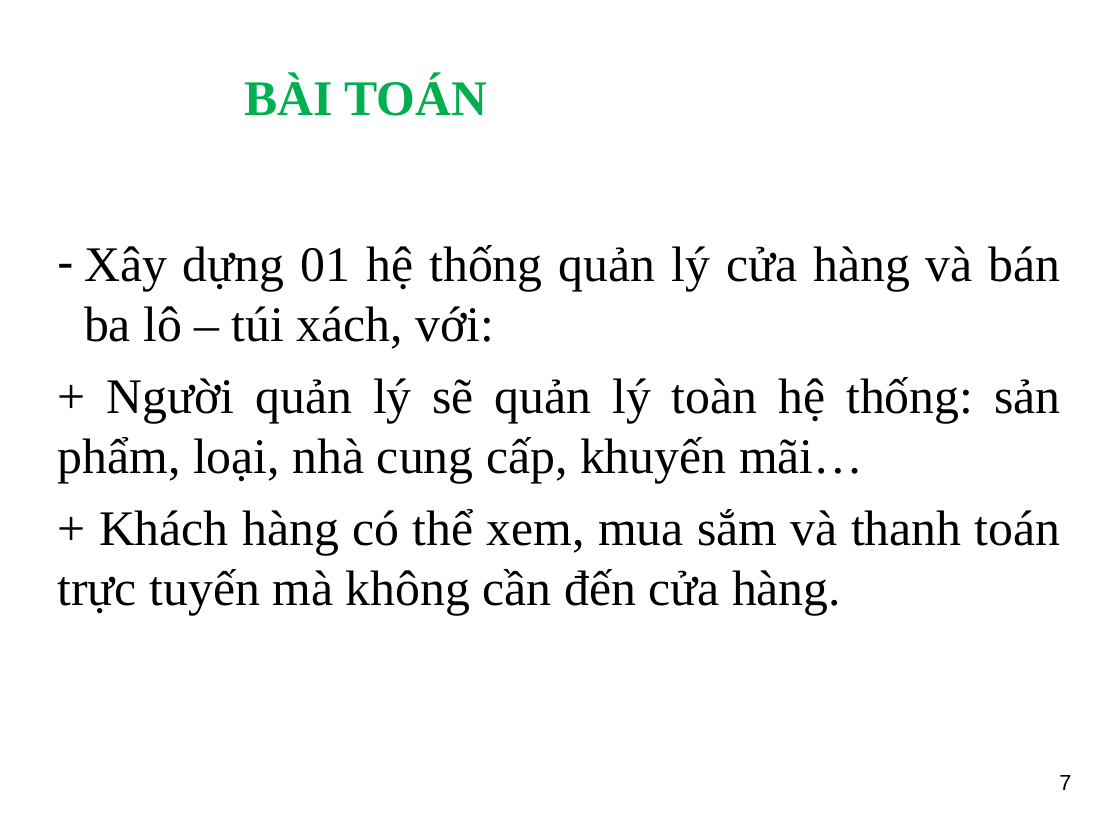
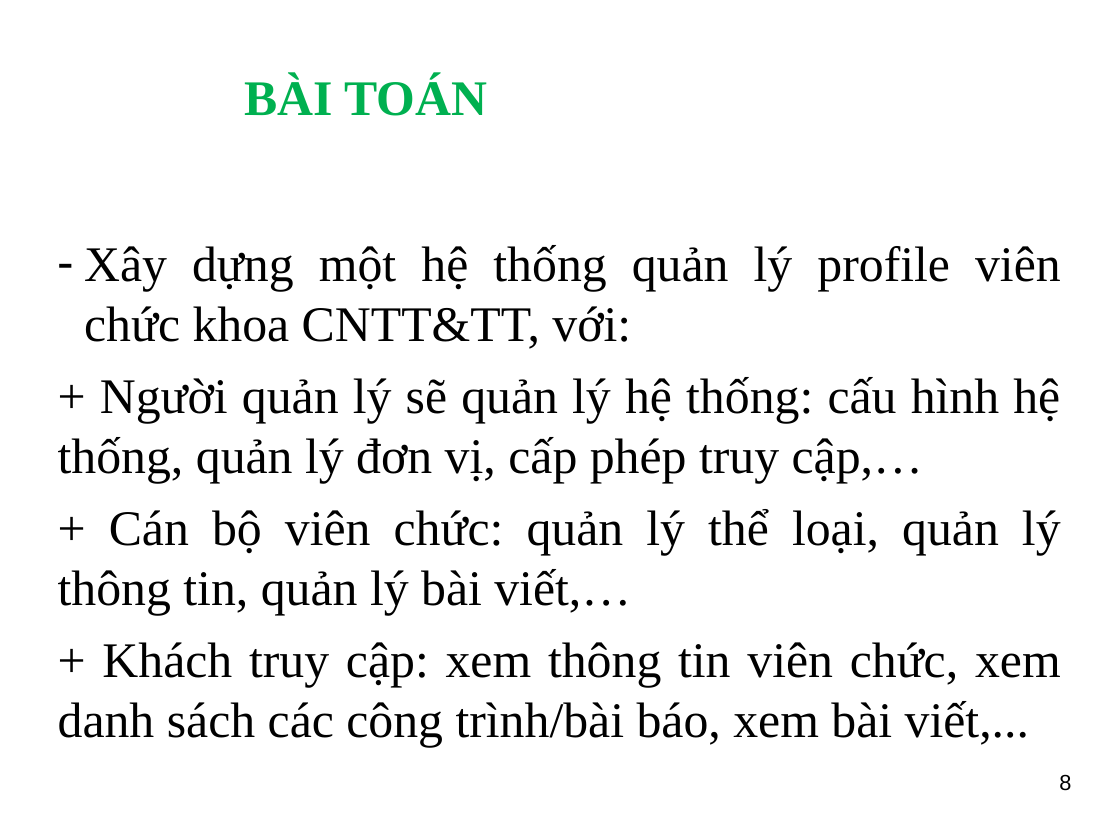
Before and after one commit to ngthuc/graduation-thesis, a slide deck: slide 8 of DOCUMENTS/documentations/Slide_HethongQuanlyProfileVienchucKhoaCNTT-TT_LeNguyenThucB1400731.ppt (slide 7 before the commit). Drawn at 1120x840 pixels with LibreOffice and Linux fonts; fonts in the diff are those of the drawing; background and template pictures are left out. Boxes give left, top, right and bottom in pixels: in the first picture for what was removed or moved away, otherwise in the second. Text is boxed around its words. In the diff, an @@ line names an element or a change of style, - is before the commit and + after.

```diff
--- a/DOCUMENTS/documentations/Slide_HethongQuanlyProfileVienchucKhoaCNTT-TT_LeNguyenThucB1400731.ppt
+++ b/DOCUMENTS/documentations/Slide_HethongQuanlyProfileVienchucKhoaCNTT-TT_LeNguyenThucB1400731.ppt
@@ text at bbox=[58, 245, 1061, 747]: text changed @@
-– Xây dựng 01 hệ thống quản lý cửa hàng và bán ba lô – túi xách, với:
-+ Người quản lý sẽ quản lý toàn hệ thống: sản phẩm, loại, nhà cung cấp, khuyến mãi…
-+ Khách hàng có thể xem, mua sắm và thanh toán trực tuyến mà không cần đến cửa hàng.
+– Xây dựng một hệ thống quản lý profile viên chức khoa CNTT&TT, với:
++ Người quản lý sẽ quản lý hệ thống: cấu hình hệ thống, quản lý đơn vị, cấp phép truy cập,…
++ Cán bộ viên chức: quản lý thể loại, quản lý thông tin, quản lý bài viết,…
++ Khách truy cập: xem thông tin viên chức, xem danh sách các công trình/bài báo, xem bài viết,...
@@ page number at bbox=[1059, 774, 1071, 791]: text changed @@
-7
+8
```
Also in this commit, not shown: 7 other slides changed, 10 slides added, 7 slides removed, 2 other files.
